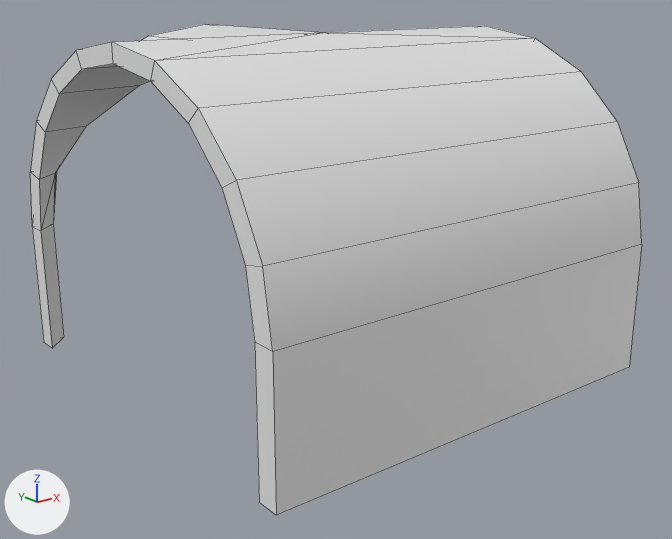
Two versions of the FBX model Assets/Art/Models/T_Roof.fbx, one commit apart.
Camera for both pictures: a 50 mm camera at (-5.12, -16.42, 6.59) aimed at (-0.05, -10.07, 4.05). The lights are fixed; the arrows at lower left show +X, +Y and +Z. The older version comes first. Mesh edges are drawn as thin lines. Where no turn or scale is listed for an object, it has been applied to the vertices.

In view in the first picture: 'X_Roof1'.
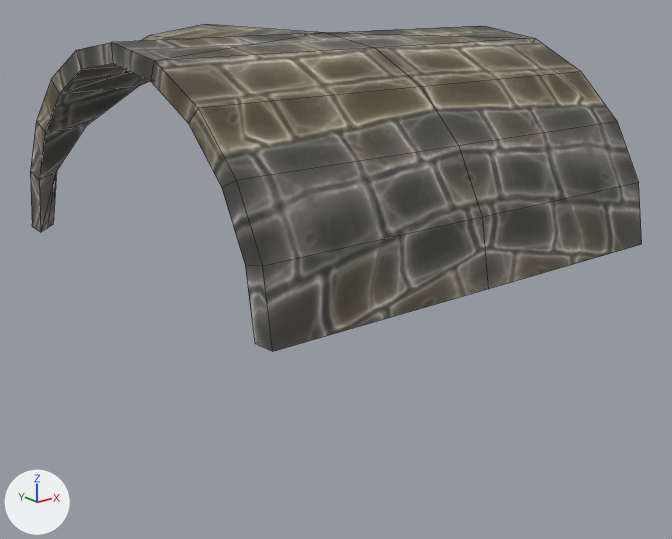
The newer file is also turned or shifted as a whole; pictures and numbers use the older file's frame.

Changed parts and their boxes [x1, y1, x2, y2] in the pictures (672 x 539 px):
'X_Roof1', reshaped (33% shorter)
    before: [30, 24, 642, 515]
    after: [30, 24, 642, 351]
part 1 of me_mesh, cut back
    before: [30, 33, 642, 515]
    after: [30, 33, 642, 351]
part 2 of me_mesh, recoloured
    both: [30, 24, 532, 266]

The change in detail:
Picture 'dungeon_wall_basecolor.png' (img_dungeon_wall_basecolor_png) is new.
Material 'Material.014' (mat_material_014) is new.
Its texture is img_dungeon_wall_basecolor_png.
me_mesh is used by ob_x_roof1; location (0.0, -9.875, 3.14).
me_mesh had 96 vertices, 108 faces and spanned x -2.0..2.0, y -2.0..2.0, z 0.0..3.0.
me_mesh now has 145 vertices, 158 faces and spans x -2.0..2.0, y -2.0..2.0, z 1.17..3.0.
Part 1, on me_mesh:
13 vertices are removed from x -2.0..2.0, y -2.0..2.0, z 0.0..1.71.
41 faces are deleted.
54 vertices are added at x -2.0..1.9, y -1.79..1.9, z 1.17..2.89.
8 new vertices lie (-2.0, 0.0, 0.0) away from vertices in x 2.0, y -2.0..-0.65, z 1.19..2.91.
91 new faces join them.
me_mesh part 2: 68 faces spanning x -2.0..2.0, y -2.0..2.0, z 1.17..3.0 switch from mat_openpbr_shader1 (white #e7e7e7) to mat_material_014 (picture img_dungeon_wall_basecolor_png).
